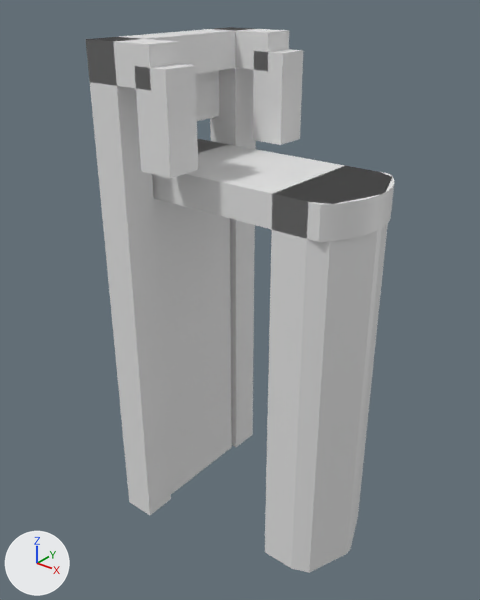
The glTF model models/boskoop/boskoop-brug-3794f417-119/boskoop-brug-3794f417-119.glb as it was, and as the next commit left it.
Camera for both pictures: a camera (50 mm lens) standing at (9.81, -12.58, 4.41) and looking at (-0.18, -0.1, -3.33). The axes (+X, +Y, +Z) are drawn at lower left. The lights are the same throughout. The older version comes first.

In view in the first picture: 'building:balans', 'building:balans 2', 'building:contragewicht', 'building:hamei', 'building:hamei 2', 'building:hangstang', 'building:hangstang 2', 'building:portaal', 'road:dek', 'road:landhoofd (aangenomen)', 'road:landhoofd (aangenomen) 2'.
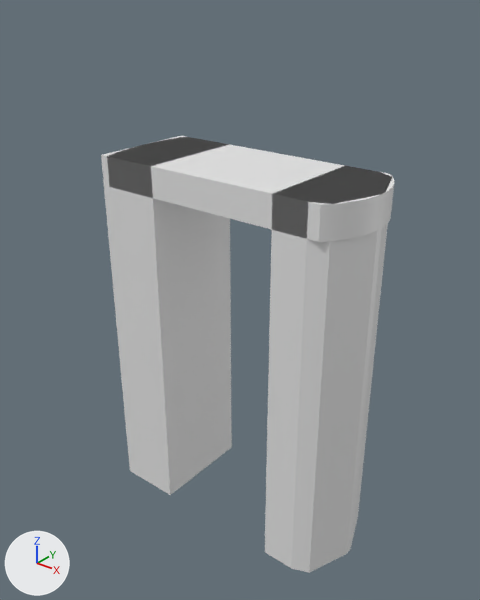
Pixel boxes (x1, y1, x2, y2) of what changed, in the pictures (480 x 600 px):
'building:hamei 2', deleted
    before: (86, 37, 171, 515)
'building:hamei', deleted
    before: (210, 27, 256, 447)
'building:hangstang 2', deleted
    before: (135, 64, 198, 178)
'building:hangstang', deleted
    before: (253, 49, 303, 145)
'building:balans 2', deleted
    before: (86, 37, 180, 90)
'building:portaal', deleted
    before: (114, 29, 241, 74)
'building:balans', deleted
    before: (216, 27, 289, 70)
'building:contragewicht', deleted
    before: (196, 70, 219, 121)

What changed in the scene script:
```text
Remove ob_building_hamei:
    ob_building_hamei = bpy.data.objects.new('building:hamei', me_hamei)
    ob_building_hamei.location = (0.0, 0.0, 0.0)
Remove ob_building_hamei_2:
    ob_building_hamei_2 = bpy.data.objects.new('building:hamei 2', me_hamei_2)
    ob_building_hamei_2.location = (0.0, 0.0, 0.0)
Remove ob_building_portaal:
    ob_building_portaal = bpy.data.objects.new('building:portaal', me_portaal)
    ob_building_portaal.location = (0.0, 0.0, 0.0)
Remove ob_building_balans:
    ob_building_balans = bpy.data.objects.new('building:balans', me_balans)
    ob_building_balans.location = (0.0, 0.0, 0.0)
Remove ob_building_hangstang:
    ob_building_hangstang = bpy.data.objects.new('building:hangstang', me_hangstang)
    ob_building_hangstang.location = (0.0, 0.0, 0.0)
Remove ob_building_balans_2:
    ob_building_balans_2 = bpy.data.objects.new('building:balans 2', me_balans_2)
    ob_building_balans_2.location = (0.0, 0.0, 0.0)
Remove ob_building_hangstang_2:
    ob_building_hangstang_2 = bpy.data.objects.new('building:hangstang 2', me_hangstang_2)
    ob_building_hangstang_2.location = (0.0, 0.0, 0.0)
Remove ob_building_contragewicht:
    ob_building_contragewicht = bpy.data.objects.new('building:contragewicht', me_contragewicht)
    ob_building_contragewicht.location = (0.0, 0.0, 0.0)
```
